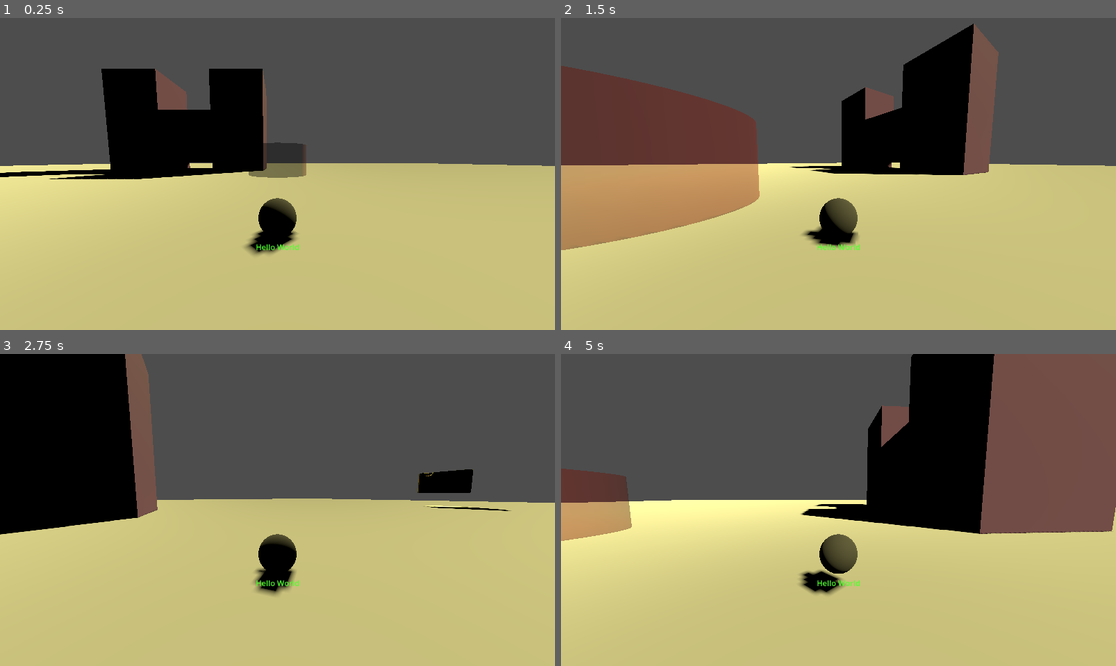
Above: before the commit, frames 1-4 (two rows, left to right).
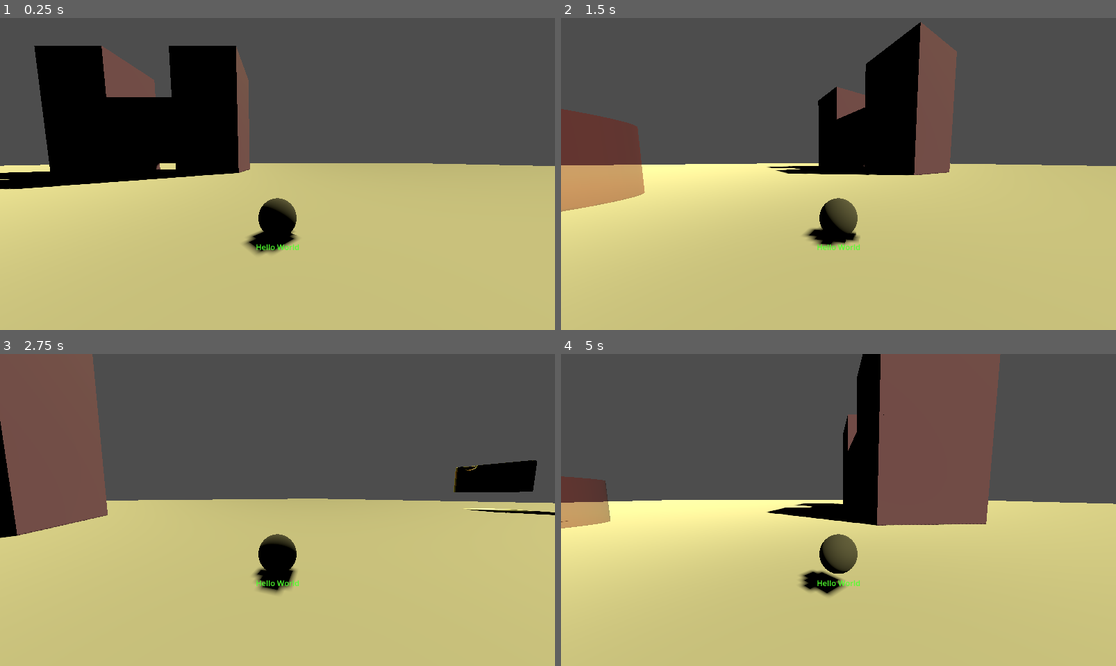
Above: after the commit, the same moments.

Repository: jcxldxr816/catNMouseTest
Game: Godot game, scene res://scenes/environment.tscn
The game is run twice, just before and just after one commit, with the same random seed, the same clock (stepped at 60 frames per second) and the same inputs. The project has no main scene, so this scene is started directly.
Inputs (mouse positions are in pixels of both pictures, inside the frame that each line leads up to):
- Up to frame 1 (0.25 s): no input
- Up to frame 2 (1.5 s): move the mouse to (866, 174) at 0.52 s; hold W (forward) from 0.53 s (still down); tap Tab (switch) at 0.6, 1.35 s; tap Space (jump) at 0.77 s; move the mouse to (810, 174) at 1.27 s
- Up to frame 3 (2.75 s): keep holding W (forward); tap Space (jump) at 1.52 s; move the mouse to (288, 503) at 2.02 s; tap Tab (switch) at 2.1 s
- Up to frame 4 (5 s): keep holding W (forward); move the mouse to (832, 516) at 2.77 s; tap Tab (switch) at 2.85, 3.6, 4.35 s; tap Space (jump) at 3.02, 3.77, 4.52 s; move the mouse to (877, 513) at 3.52 s; move the mouse to (794, 506) at 4.27 s

The runs differ from the first frame. In frame 1, 11% of the frame differs, in the area x 0-98%, y 8-76%; in frame 2, 22%; in frame 3, 16%; in frame 4, 27%, in the area x 0-100%, y 0-78%.

Commit message:
Made cat more robot-like
Mouse now exits the catsuit nearby.
Cat model remains visible while mouse is active

Diff:
--- a/scenes/environment.tscn
+++ b/scenes/environment.tscn
@@ -133,9 +133,10 @@
 transform = Transform3D(1, 0, 0, 0, 1, 0, 0, 0, 1, -10, 0, -2)
 
 [node name="mouse" parent="." instance=ExtResource("4_5rfca")]
-transform = Transform3D(1, 0, 0, 0, 1, 0, 0, 0, 1, -9, 0, 0)
+transform = Transform3D(1, 0, 0, 0, 1, 0, 0, 0, 1, -6.07177, 0, 1.69861)
 
 [node name="catEntryArea" type="Area3D" parent="."]
+transform = Transform3D(1, 0, 0, 0, 1, 0, 0, 0, 1, -10, 0, -2)
 
 [node name="MeshInstance3D" type="MeshInstance3D" parent="catEntryArea"]
 transform = Transform3D(1, 0, 0, 0, 1, 0, 0, 0, 1, 0, 1, 0)
--- a/scripts/cat.gd
+++ b/scripts/cat.gd
@@ -5,6 +5,10 @@
 @export var  DEFAULT_GRAVITY = 20
 @export var  DEFAULT_SENSITIVITY = .7
 
+@onready var storedSpeed = DEFAULT_SPEED
+@onready var storedJumpVel = DEFAULT_JUMP_VELOCITY
+@onready var storedGravity = DEFAULT_GRAVITY
+@onready var storedSens = DEFAULT_SENSITIVITY
 
 func _ready():
 	Input.mouse_mode = Input.MOUSE_MODE_CAPTURED
--- a/scripts/environment.gd
+++ b/scripts/environment.gd
@@ -10,12 +10,18 @@
 @onready var grounded = false
 @onready var score = 0
 @onready var catEntryEligible = false
+@onready var lastCatYPos = 0
 
 # Called when the node enters the scene tree for the first time.
 func _ready():
 	catCam.current = false
 	mouseCam.current = true
-	cat.visible = false
+	#cat.visible = false
+	cat.DEFAULT_GRAVITY = 0
+	cat.DEFAULT_JUMP_VELOCITY = 0
+	cat.DEFAULT_SENSITIVITY = 0
+	cat.DEFAULT_SPEED = 0
+
 	mouse.visible = true
 
 # Called every frame. 'delta' is the elapsed time since the previous frame.
@@ -27,9 +33,16 @@
 		if mouseActive and catEntryEligible: #mouse -> cat
 			mouseActive = false
 			catEntryEligible = false
+			mouse.visible = false
+			#cat.visible = true
+			cat.DEFAULT_GRAVITY = cat.storedGravity
+			cat.DEFAULT_JUMP_VELOCITY = cat.storedJumpVel
+			cat.DEFAULT_SENSITIVITY = cat.storedSens
+			cat.DEFAULT_SPEED = cat.storedSpeed
 
-			mouse.visible = false
-			cat.visible = true
+			cat.position.y += 1
+			$cat/CollisionShape3D.disabled = false
+			$mouse/CollisionShape3D.disabled = true
 			catCam.current = true
 			mouseCam.current = false
 			$catEntryArea.visible = false
@@ -37,9 +50,17 @@
 		else: #cat -> mouse
 			mouseActive = true
 			catEntryEligible = false
+			lastCatYPos = cat.position.y
+			mouse.visible = true
+			#cat.visible = false
+			cat.DEFAULT_GRAVITY = 0
+			cat.DEFAULT_JUMP_VELOCITY = 0
+			cat.DEFAULT_SENSITIVITY = 0
+			cat.DEFAULT_SPEED = 0
 
-			mouse.visible = true
-			cat.visible = false
+
+			$cat/CollisionShape3D.disabled = true
+			$mouse/CollisionShape3D.disabled = false
 			$catEntryArea.global_transform = cat.global_transform
 			catCam.current = false
 			mouseCam.current = true
@@ -50,11 +71,14 @@
 			grounded = true
 		else:
 			grounded = false
+		cat.position.y = lastCatYPos
 	else:
 		if cat.is_on_floor():
 			grounded = true
 		else:
 			grounded = false
+		mouse.global_transform = cat.global_transform
+		mouse.position.y += 2
 
 #func _scoreIncrease():
 	#score += 1
--- a/scripts/mouse.gd
+++ b/scripts/mouse.gd
@@ -4,6 +4,11 @@
 @export var  DEFAULT_JUMP_VELOCITY = 5
 @export var  DEFAULT_GRAVITY = 20
 @export var  DEFAULT_SENSITIVITY = 1
+
+@onready var storedSpeed = DEFAULT_SPEED
+@onready var storedJumpVel = DEFAULT_JUMP_VELOCITY
+@onready var storedGravity = DEFAULT_GRAVITY
+@onready var storedSens = DEFAULT_SENSITIVITY
 
 func _ready():
 	Input.mouse_mode = Input.MOUSE_MODE_CAPTURED
